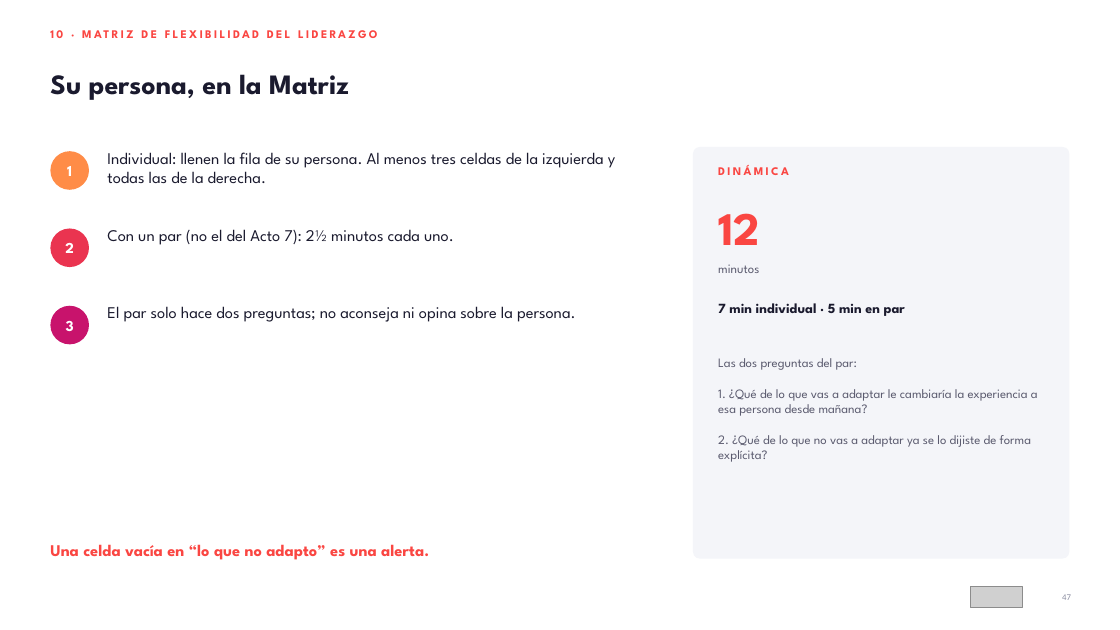
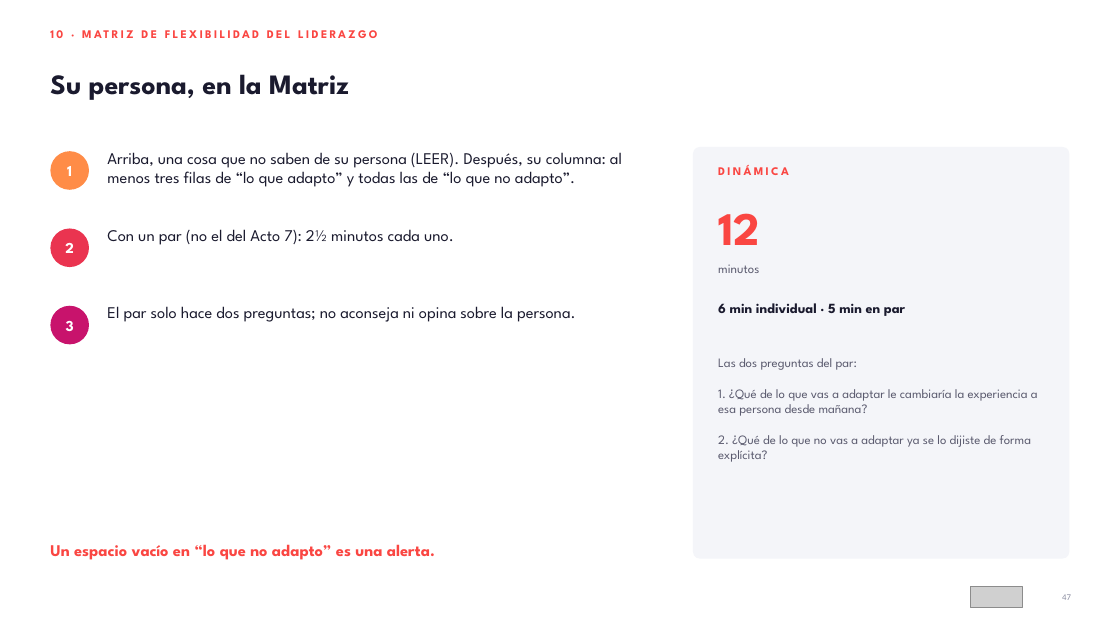
Before and after one commit to HRTrainingDevelopment/Training-and-Development-PROYECTS, a slide deck: slide 47 of workshop-liderazgo-intergeneracional/entregables/01_Deck_Liderar_entre_Generaciones_AMMX.pptx. Drawn at 1120x630 pixels with LibreOffice and Linux fonts; fonts in the diff are those of the drawing; grey boxes stand for pictures. Boxes give left, top, right and bottom in pixels: in the first picture for what was removed or moved away, otherwise in the second. Text is boxed around its words. In the diff, an @@ line names an element or a change of style, - is before the commit and + after.

```diff
--- a/workshop-liderazgo-intergeneracional/entregables/01_Deck_Liderar_entre_Generaciones_AMMX.pptx
+++ b/workshop-liderazgo-intergeneracional/entregables/01_Deck_Liderar_entre_Generaciones_AMMX.pptx
@@ text at box(107, 152, 622, 187): text changed @@
-Individual: llenen la fila de su persona. Al menos tres celdas de la izquierda y todas las de la derecha.
+Arriba, una cosa que no saben de su persona (LEER). Después, su columna: al menos tres filas de “lo que adapto” y todas las de “lo que no adapto”.
@@ text at box(718, 303, 905, 316): text changed @@
-7 min individual · 5 min en par
+6 min individual · 5 min en par
@@ text at box(50, 544, 435, 560): text changed @@
-Una celda vacía en “lo que no adapto” es una alerta.
+Un espacio vacío en “lo que no adapto” es una alerta.
```
Also in this commit, not shown: 21 other slides changed, 2 slides added, 32 other files.
